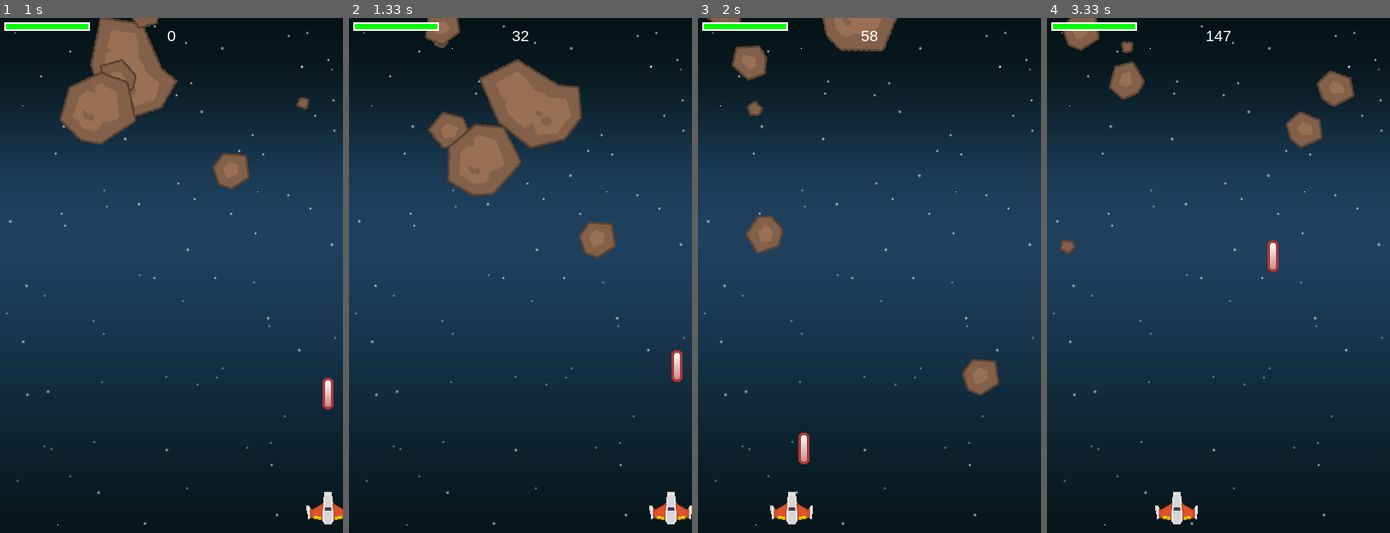
Above: before the commit, frames 1-4 (left to right).
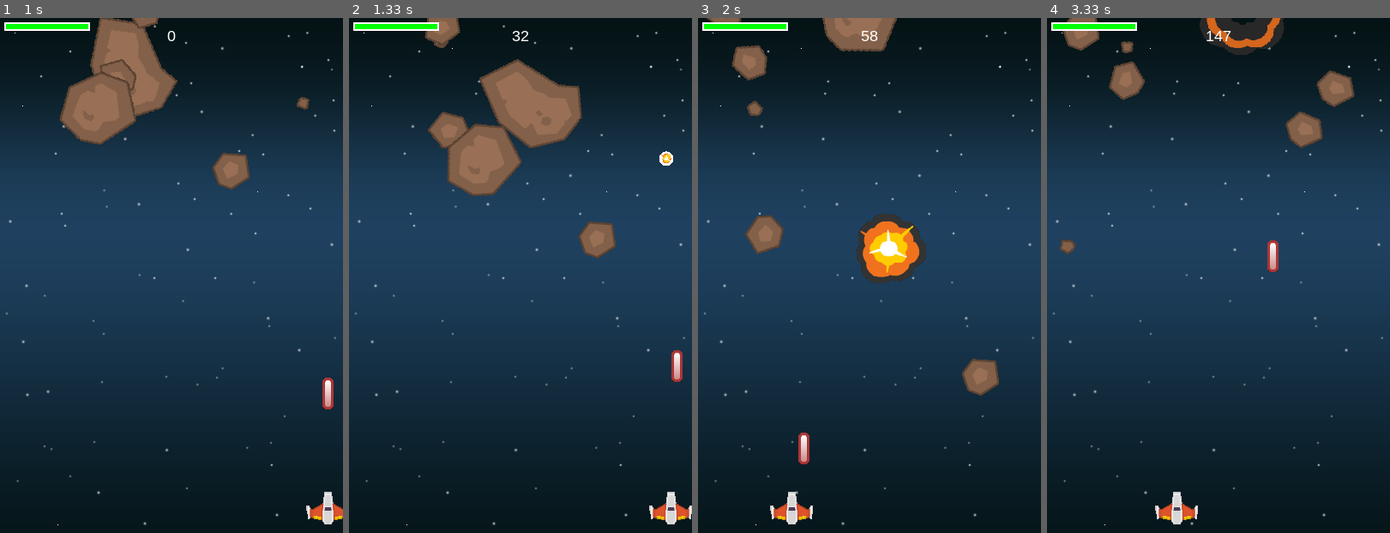
Above: after the commit, the same moments.

Repository: j-tesla/space-shooter
Game: pygame game, started from shmup.py
Two runs of this game, one before a commit and one after it. Both use one fixed random seed, a clock stepped at 60 frames per second and the inputs below.
Inputs:
- Up to frame 1 (1 s): hold Right 0.33-0.8 s; hold Right from 0.83 s (still down); tap Space at 0.9 s
- Up to frame 2 (1.33 s): tap Space at 1.2 s; release Right at 1.3 s
- Up to frame 3 (2 s): hold Left 1.33-1.87 s; tap Space at 1.4, 1.7, 1.97 s; hold Left from 1.9 s (still down)
- Up to frame 4 (3.33 s): tap Space at 2.27, 2.4, 2.7, 3.07 s; release Left at 2.3 s; hold Right 2.33-2.97 s; hold Left from 3 s (still down)

Frame 1 is identical in both runs. In frame 2, less than 0.1% of the frame differs, in the area x 90-95%, y 25-29%; in frame 3, 2.1%, in the area x 46-67%, y 38-52%; in frame 4, 1.3%.

Commit message:
:sparkles: added explosion animation

Diff:
--- a/shmup.py
+++ b/shmup.py
@@ -148,6 +148,35 @@
         # kill at the top
         if self.rect.bottom < 0:
             self.kill()
+
+
+class Explosion(pygame.sprite.Sprite):
+    def __init__(self, center, size):
+        pygame.sprite.Sprite.__init__(self)
+        self.size = int(size)
+        self.anim = []
+        for expl_img in expln_anim:
+            expl_img_resized = pygame.transform.scale(expl_img, (self.size, self.size))
+            self.anim.append(expl_img_resized)
+        self.image = self.anim[0]
+        self.image.set_colorkey(BLACK)
+        self.rect = self.image.get_rect()
+        self.rect.center = center
+        self.frame = 0
+        self.last_update = pygame.time.get_ticks()
+        self.frame_rate = 50
+
+    def update(self):
+        now = pygame.time.get_ticks()
+        if now - self.last_update > self.frame_rate:
+            self.frame += 1
+            if self.frame == len(self.anim):
+                self.kill()
+            else:
+                center = self.rect.center
+                self.image = self.anim[self.frame]
+                self.image.set_colorkey(BLACK)
+                self.rect.center = center
 
 
 # Load all game graphics
@@ -162,6 +191,11 @@
                'meteorBrown_tiny2.png', 'meteorBrown_big3.png', 'meteorBrown_big2.png']
 for img in meteor_list:
     meteor_imgs.append(pygame.image.load(os.path.join(img_dir, img)).convert())
+expln_anim = []
+for i in range(9):
+    filename = 'regularExplosion0{}.png'.format(i)
+    img = pygame.image.load(os.path.join(img_dir, filename)).convert()
+    expln_anim.append(img)
 
 # Load all game sounds
 shoot_snd = pygame.mixer.Sound(os.path.join(snd_dir, 'Laser Shot.wav'))
@@ -207,6 +241,8 @@
     for hit in hits:
         score += int((70 - hit.radius) / 2)
         random.choice(expl_snds).play()
+        explosion = Explosion(hit.rect.center, hit.rect.width * 0.9)
+        all_sprites.add(explosion)
         spawn_new_mob()
 
     # check mob player collision
@@ -216,6 +252,8 @@
         if player.shield <= 0:
             running = False
         else:
+            explosion = Explosion(hit.rect.center, hit.rect.width * 0.5)
+            all_sprites.add(explosion)
             spawn_new_mob()
 
     # Draw / render
Binary file added: img/regularExplosion00.png
Binary file added: img/regularExplosion01.png
Binary file added: img/regularExplosion02.png
Binary file added: img/regularExplosion03.png
Binary file added: img/regularExplosion04.png
Binary file added: img/regularExplosion05.png
Binary file added: img/regularExplosion06.png
Binary file added: img/regularExplosion07.png
Binary file added: img/regularExplosion08.png
